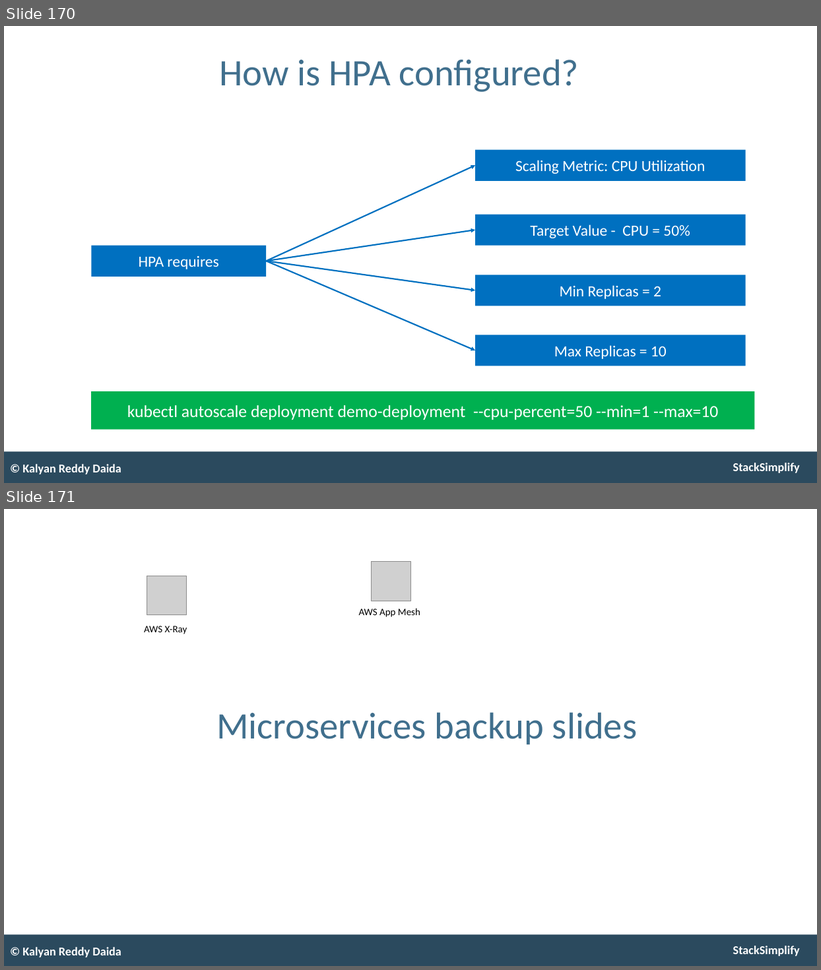
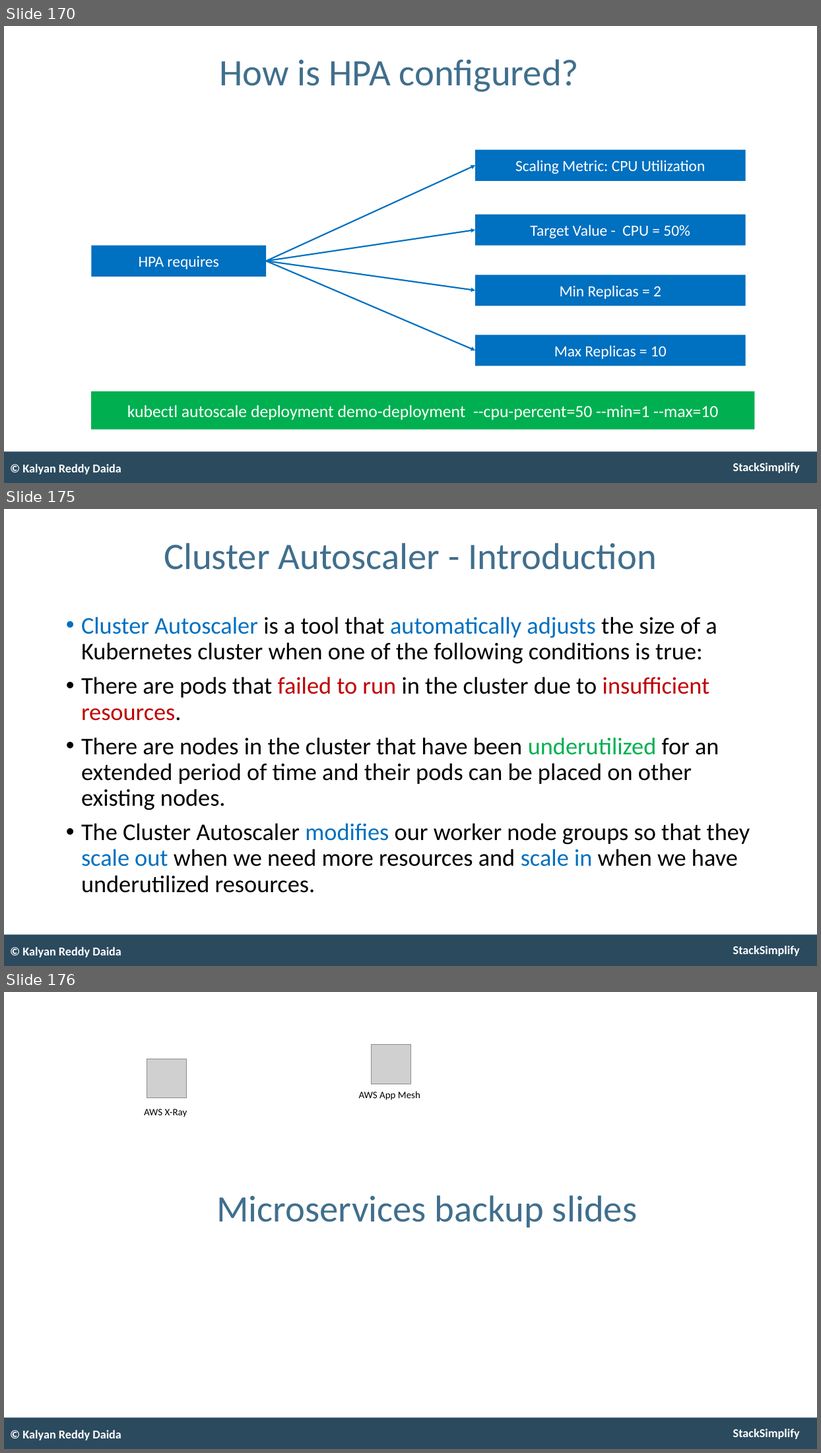
Before and after one commit to talvionyx/aws-eks-kubernetes-masterclass, a slide deck: presentation/AWS-Fargate-and-EKS-Masterclass.pptx. Shown one above the other, each under a label of ours: slides 170 and 171 before the commit, slides 170, 175 and 176 after it; the slides between them are not shown. The pictures are 821x970 and 821x1453 pixels, drawn with LibreOffice and Linux fonts; fonts in the diff are those of the drawing; grey boxes stand for pictures. Boxes give left, top, right and bottom in pixels: in the first picture for what was removed or moved away, otherwise in the second. Text is boxed around its words. In the diff, an @@ line names an element or a change of style, - is before the commit and + after.

```diff
--- a/presentation/AWS-Fargate-and-EKS-Masterclass.pptx
+++ b/presentation/AWS-Fargate-and-EKS-Masterclass.pptx
@@ slide 175 added at [4,509,817,966], background #FFFFFF; not listed: 2 template elements that a slide beside it also shows @@
@@ title added at [164,543,657,570], 53 pt, text #406F8D @@
+Cluster Autoscaler - Introduction
@@ text added at [81,617,750,893], 34 pt, text #000000 @@
+• Cluster Autoscaler is a tool that automatically adjusts the size of a Kubernetes cluster when one of the following conditions is true:
+• There are pods that failed to run in the cluster due to insufficient resources.
+• There are nodes in the cluster that have been underutilized for an extended period of time and their pods can be placed on other existing nodes.
+• The Cluster Autoscaler modifies our worker node groups so that they scale out when we need more resources and scale in when we have underutilized resources.
@@ text added at [22,947,121,958], 17 pt, text #FFFFFF, bold @@
+© Kalyan Reddy Daida
@@ what was slide 171 is now slide 176 @@
```
Also in this commit, not shown: 4 other slides added, 5 other files.
